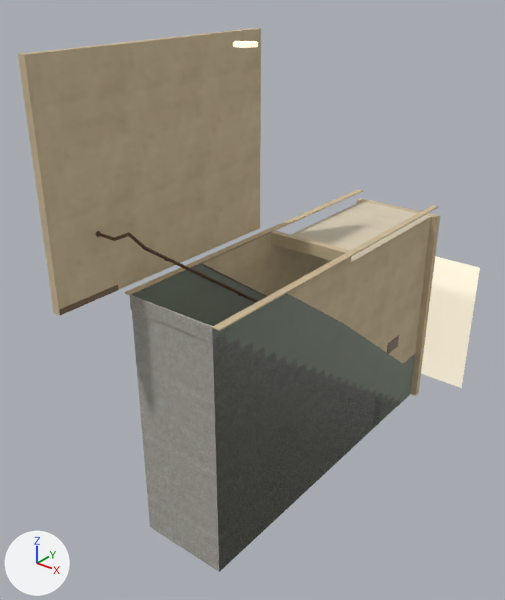
The glTF model assets/models/env/second_ai/tongxian_stair.glb as it was, and as the next commit left it.
Before and after are seen from a camera (50 mm lens) standing at (3.79, -9.94, 4.13) and looking at (-2.8, -1.71, -0.98). The axes (+X, +Y, +Z) are drawn at lower left. The lights are the same throughout. The older version comes first. Where no turn or scale is listed for an object, it has been applied to the vertices. Vertices at exactly the same position are counted once.

The first picture shows 'txs_ceil', 'txs_dado', 'txs_step', 'txs_street', 'txs_vcm', 'txs_wall', 'txs_walnut' and 1 more.
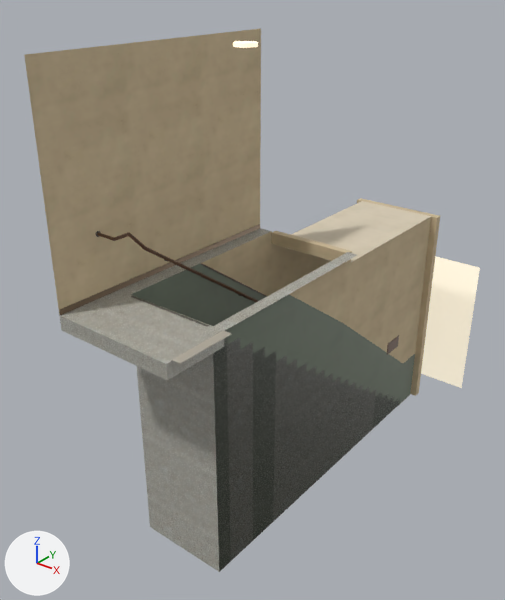
What the commit changed:
me_txs_step is used by ob_txs_step; location (0.0, 0.0, 0.0).
me_txs_step had 142 vertices, 276 faces and spanned x -2.95..-1.45, y -4.22..2.0, z -4.22..0.0.
me_txs_step now has 148 vertices, 280 faces and spans x -3.2..-1.26, y -5.2..2.0, z -4.22..0.0.
Part 1, on me_txs_step:
7 faces are deleted.
6 vertices move from x -2.95..-1.45, y -4.22..-4.2, z -0.22..0.0 to x -3.2..-1.26, y -5.2..-4.2, z -0.22..0.0.
6 vertices are added at (-3.2, -4.2, 0.0), (-1.26, -4.2, 0.0), (-3.2, -1.0, 0.0), (-2.95, -1.0, 0.0), (-1.45, -1.0, 0.0), (-1.26, -1.0, 0.0).
11 new faces join them.
me_txs_step part 2: 5 kept faces spanning x -3.2..-1.26, y -5.2..-4.2, z -0.22..0.0 get new texture (UV) coordinates.
me_txs_vcm is used by ob_txs_vcm; location (0.0, 0.0, 0.0).
me_txs_vcm had 660 vertices, 1216 faces and spanned x -3.2..-1.5, y -5.19..2.16, z -4.2..0.94.
me_txs_vcm now has 728 vertices, 1346 faces and spans x -3.2..-1.13, y -5.19..2.16, z -4.2..0.94.
me_txs_vcm part 3: the loose piece of 24 vertices spanning x -2.9..-1.5, y -3.97..-3.94, z -0.19..-0.18 is copied, and the copy is moved by (0.0, -0.27, 0.19); it spans x -2.9..-1.5, y -4.24..-4.21, z 0.0..0.01.
me_txs_vcm part 4: a new loose piece of 24 vertices spanning x -1.27..-1.13, y -5.1..-4.2, z -0.01..0.01, in mat_txs_vc_metal.
me_txs_vcm part 5: 20 vertices added at x -3.2..-3.19, y -4.2..-1.01, z 0.0..0.08.
me_txs_wall is used by ob_txs_wall; location (0.0, 0.0, 0.0).
me_txs_wall had 66 vertices, 94 faces and spanned x -3.32..-1.33, y -5.2..2.14, z -4.2..3.2.
me_txs_wall now has 46 vertices, 60 faces and spans x -3.2..-1.33, y -5.2..2.14, z -4.2..3.2.
me_txs_wall part 6: the loose piece of 8 vertices spanning x -3.07..-2.95, y -4.2..2.0, z -0.02..0.0 is deleted.
me_txs_wall part 7: the loose piece of 8 vertices spanning x -1.45..-1.33, y -4.2..2.0, z -0.02..0.0 is deleted.
Part 8, on me_txs_wall:
4 vertices are removed from x -3.32, y -5.2..-1.0, z 0.0..3.2.
22 faces are deleted.
12 new faces join them.

What differs and where, as boxes (x1, y1, x2, y2) in the pictures (505 x 600 px):
'txs_wall', reshaped
    before: (18, 28, 440, 396)
    after: (24, 29, 440, 396)
'txs_step', reshaped (25% wider, 24% taller)
    before: (129, 295, 410, 572)
    after: (59, 228, 410, 572)
part 1 of me_txs_step, built on
    before: (130, 295, 213, 339)
    after: (60, 228, 357, 364)
part 2 of me_txs_step, surface changed
    before: (129, 295, 213, 343)
    after: (59, 315, 223, 380)
part 3 of me_txs_vcm, added
    after: (131, 296, 209, 327)
part 4 of me_txs_vcm, added
    after: (172, 330, 231, 364)
part 5 of me_txs_vcm, added
    after: (118, 224, 260, 290)
part 6 of me_txs_wall, deleted
    before: (125, 189, 363, 295)
part 7 of me_txs_wall, deleted
    before: (212, 205, 438, 331)
part 8 of me_txs_wall, cut back
    before: (18, 28, 394, 315)
    after: (24, 29, 394, 315)
